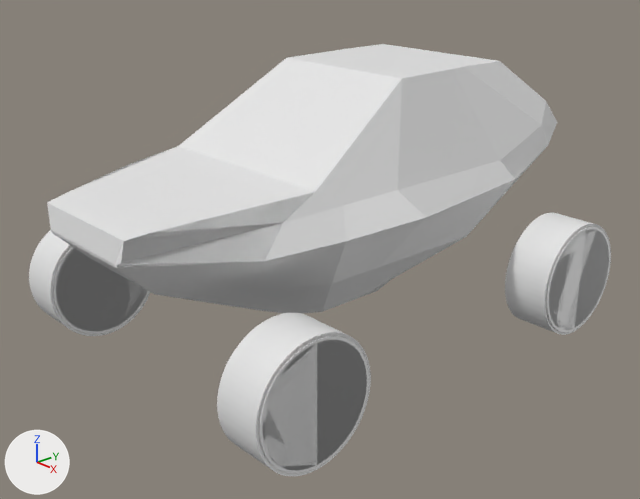
Before and after pictures for a commit that changed the Blender file Assets/Models/Blends/buggy.blend.
Before and after are seen from a 50 mm lens placed at (5.04, -4.95, 3.31), pointed at (0.07, -0.49, 0.77). Every picture has the same lights, and +X, +Y and +Z are marked at lower left.

In view in the first picture: 'Body', 'FLW', 'FRW', 'RLW'.
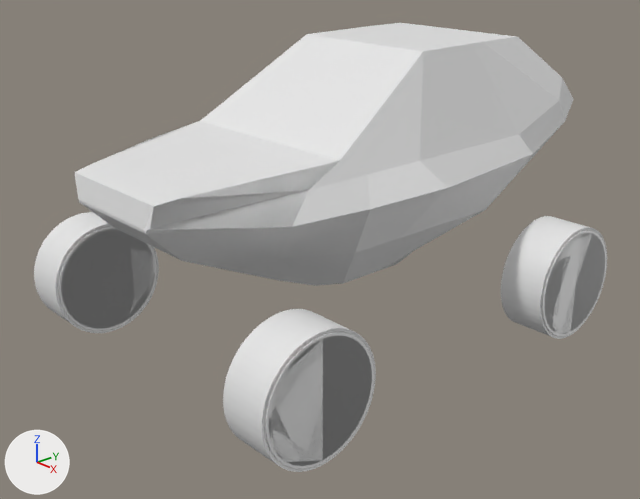
What the commit changed:
Object 'Body' (ob_body) moves from (0.005, -0.224, 1.331) to (0.0, 0.0, 1.5).
Object 'FRW' (ob_frw) moves from (-1.3, -1.795, 0.488) to (-1.3, -1.75, 0.5).
Object 'FLW' (ob_flw) moves from (1.3, -1.795, 0.488) to (1.3, -1.75, 0.5).
Object 'RLW' (ob_rlw) moves from (1.3, 1.055, 0.518) to (1.3, 1.0, 0.5).

Pixel boxes [x1, y1, x2, y2] of what changed, in the pictures (640 x 499 px):
'Body', moved
    before: [47, 44, 557, 314]
    after: [74, 23, 573, 286]
'FLW', moved
    before: [217, 313, 371, 476]
    after: [223, 309, 376, 472]
'FRW', moved
    before: [29, 230, 150, 336]
    after: [34, 212, 159, 333]
'RLW', moved
    before: [505, 213, 611, 335]
    after: [501, 216, 607, 339]
